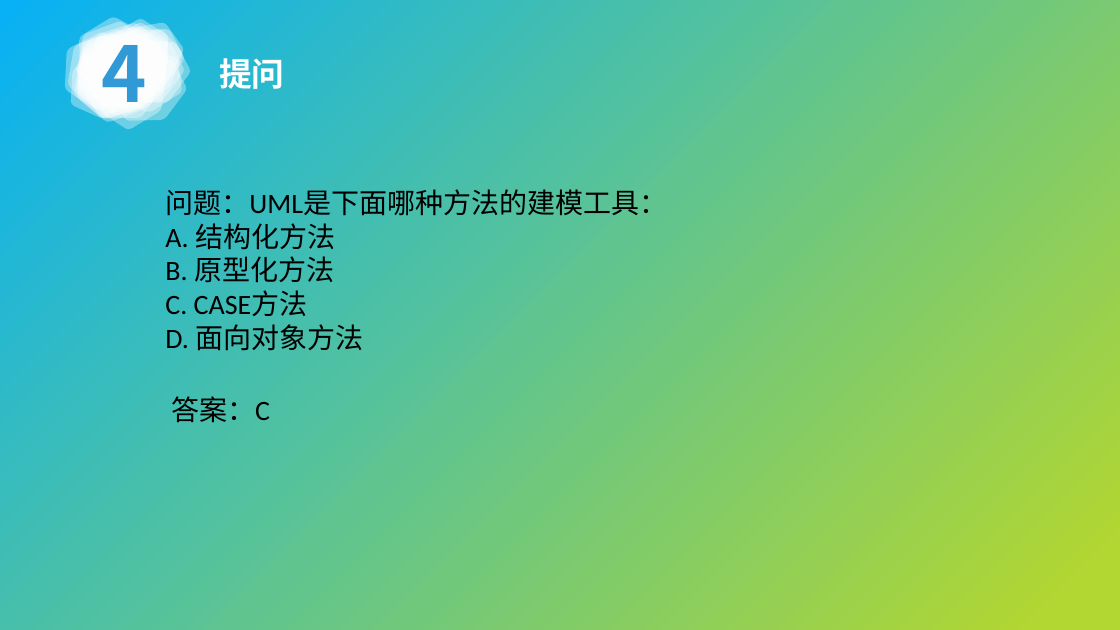
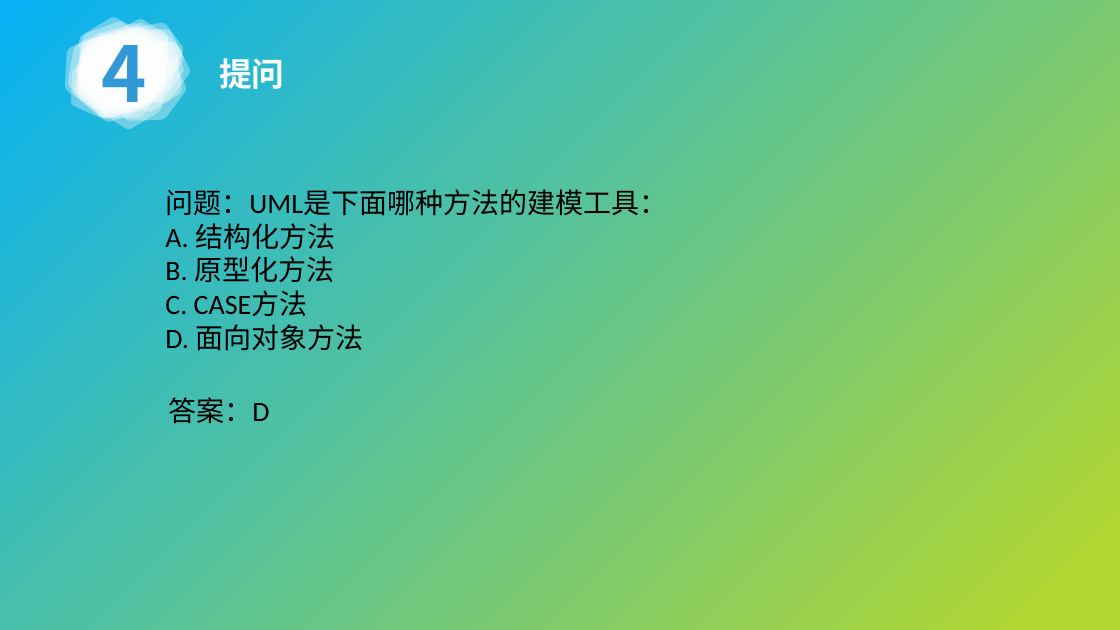
Before and after one commit to avgstuBoboge/SRA2021-document, a slide deck: slide 37 of PPT/SRA2021-G03-翻转课堂2 v0.1.pptx (slide 38 before the commit). Drawn at 1120x630 pixels with LibreOffice and Linux fonts; fonts in the diff are those of the drawing. Boxes give left, top, right and bottom in pixels: in the first picture for what was removed or moved away, otherwise in the second. Text is boxed around its words. In the diff, an @@ line names an element or a change of style, - is before the commit and + after.

```diff
--- a/PPT/SRA2021-G03-翻转课堂2 v0.1.pptx
+++ b/PPT/SRA2021-G03-翻转课堂2 v0.1.pptx
@@ text at (168, 397, 269, 424): text changed @@
-答案：C
+答案：D
```
Also in this commit, not shown: 2 other slides changed, 4 slides added, 1 slide removed.
